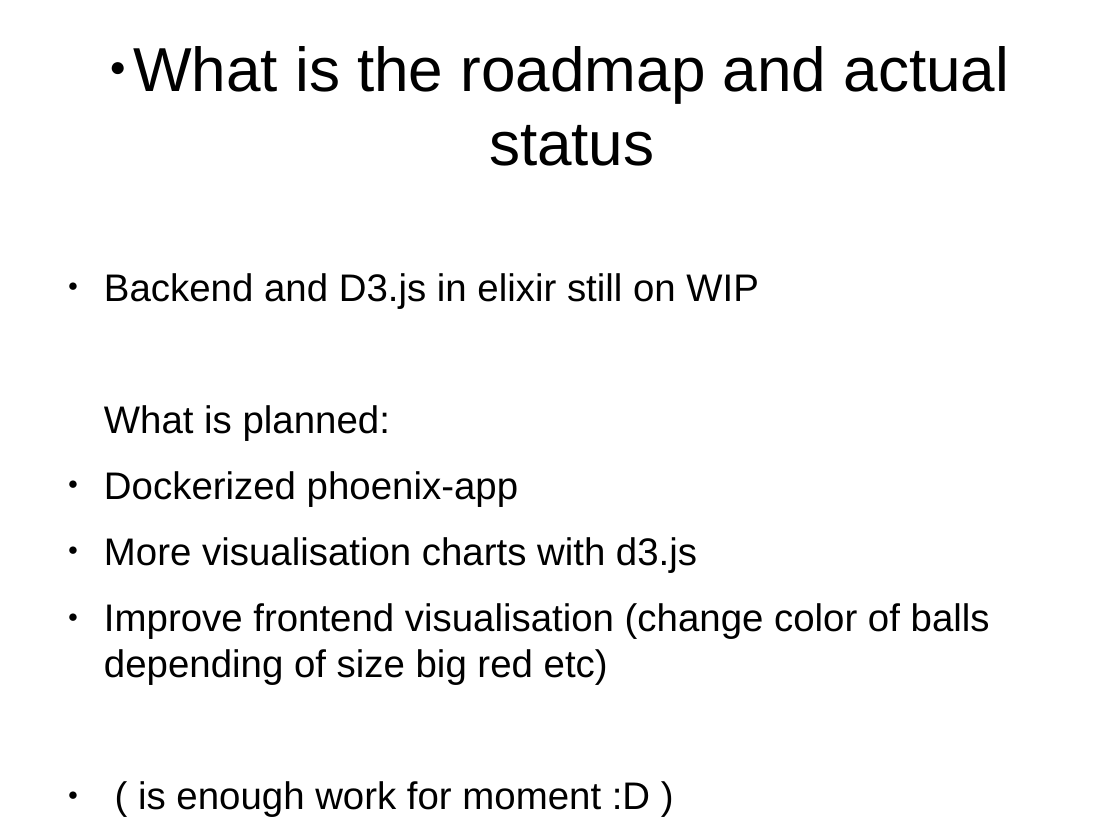
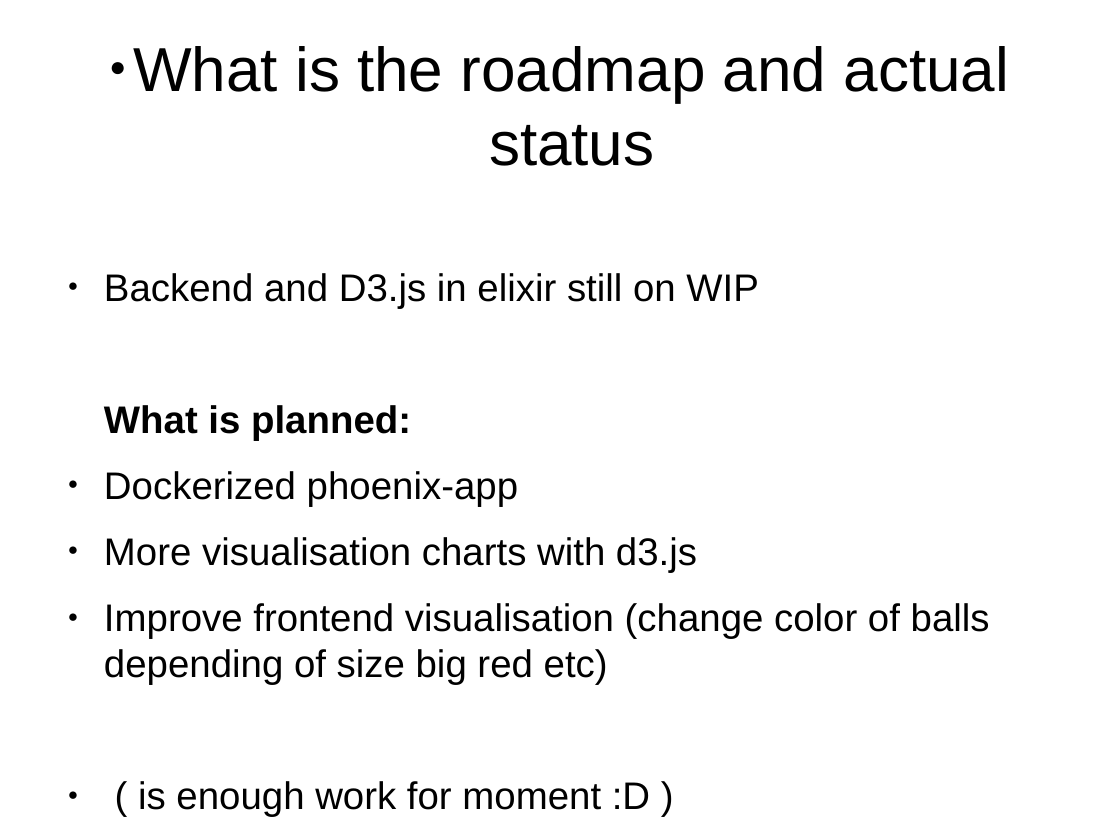
Before and after one commit to MalloZup/presentations, a slide deck: slide 6 of 2018/hackweek/elixir.odp. Drawn at 1120x840 pixels with LibreOffice and Linux fonts; fonts in the diff are those of the drawing. Boxes give left, top, right and bottom in pixels: in the first picture for what was removed or moved away, otherwise in the second. Text is boxed around its words. In the diff, an @@ line names an element or a change of style, - is before the commit and + after.

```diff
--- a/2018/hackweek/elixir.odp
+++ b/2018/hackweek/elixir.odp
@@ text at (104,405,411,440): bold on in "What is planned:" @@
```
Also in this commit, not shown: 1 other slide changed.
